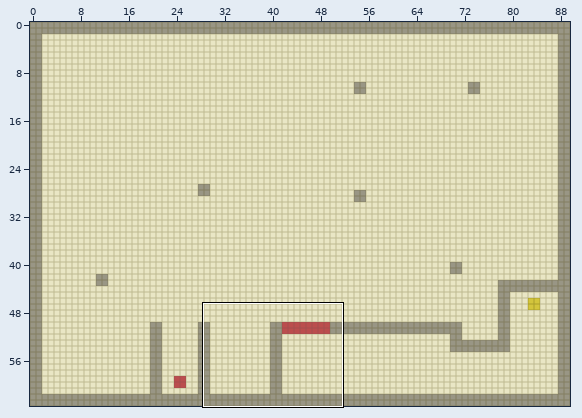
Two states of a Tiled map, assets/art/testlvl.tmx. Above: a wide view before the commit, with the close-up outlined.
Close-up. The starting point:
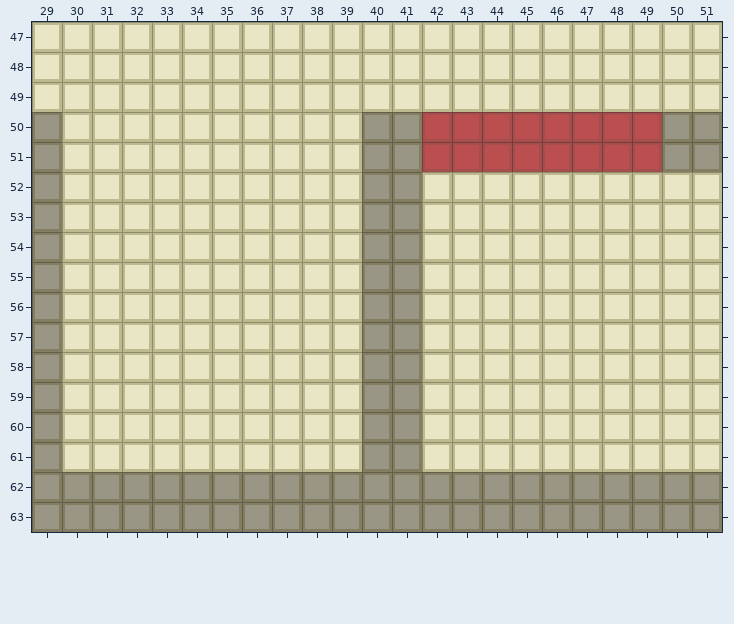
Cells are 10x10 px. Shown: x 29..51, y 47..63. The commit also changed other parts of the map, which this record leaves out. The commit also replaced the tileset; all pictures use the new one.
After:
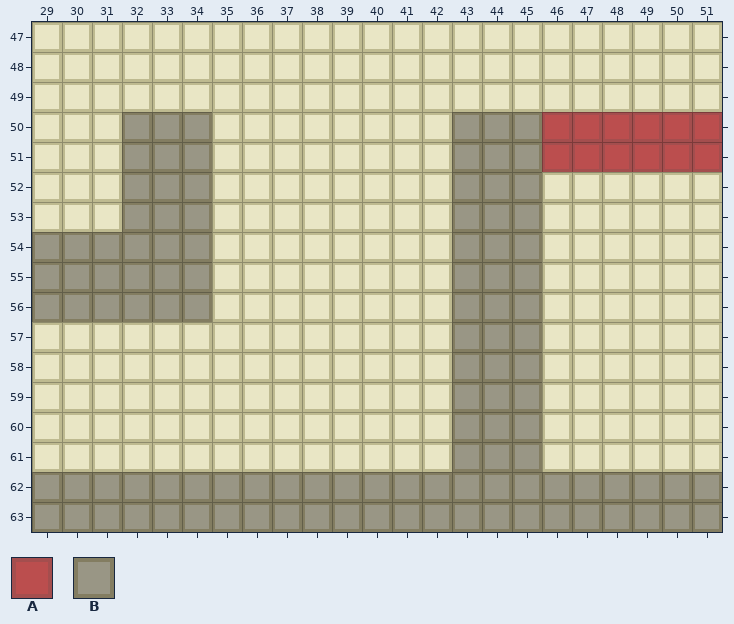
Key: from "PlsTiles": A 0, B 2.
_ is an empty cell.
Tiles of an added or newly shown layer are drawn over the layers below it.
Changes in this commit:
Layer "Walls":
The author changed tile A to tile B in rows 50 to 51 at x 43 to 45.
Tile B now appears in rows 50 to 51 at x 32 to 34; in rows 52 to 53 at x 32 to 34 and 43 to 45; in rows 54 to 56 at x 30 to 34 and 43 to 45; in rows 57 to 61 at x 43 to 45.
Tile A is removed in rows 50 to 51 at x 42.
Tile B is removed in rows 50 to 51 at x 29, 40 to 41 and 50 to 51; in rows 52 to 53 at x 29 and 40 to 41; in rows 54 to 56 at x 40 to 41; in rows 57 to 61 at x 29 and 40 to 41.
Layer "Other" (added):
Tile A now appears in rows 50 to 51 at x 50 to 51.
Where, in picture pixels (left, top, right, bottom), the same in both close-ups:
changed: (32, 112, 212, 472)
changed: (362, 112, 542, 472)
changed: (662, 112, 722, 172)
